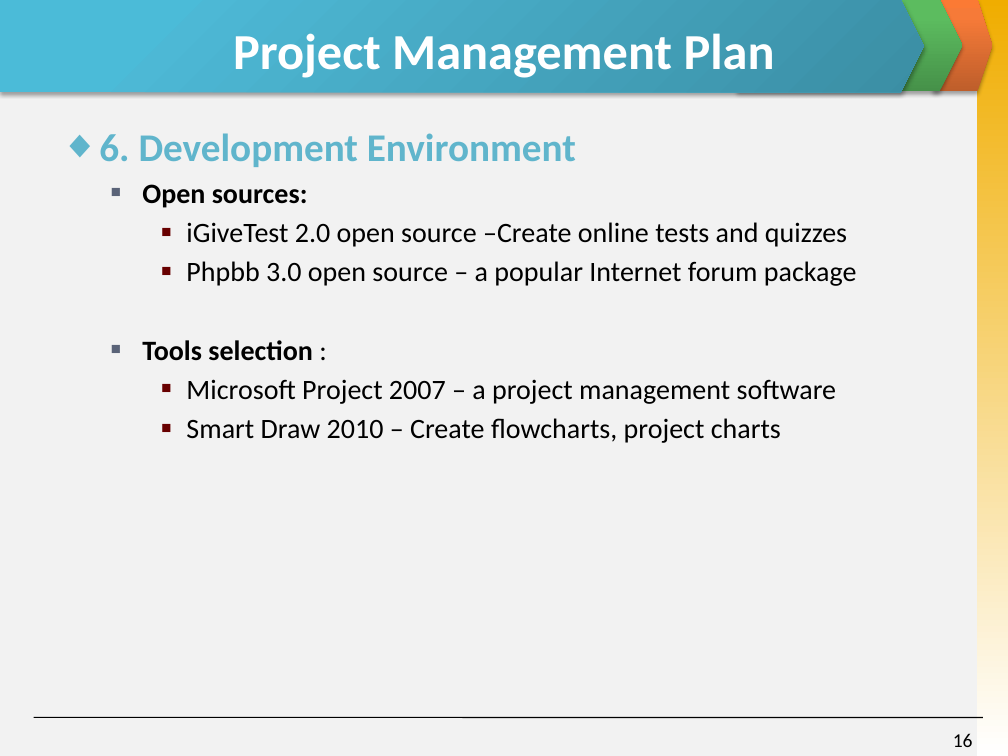
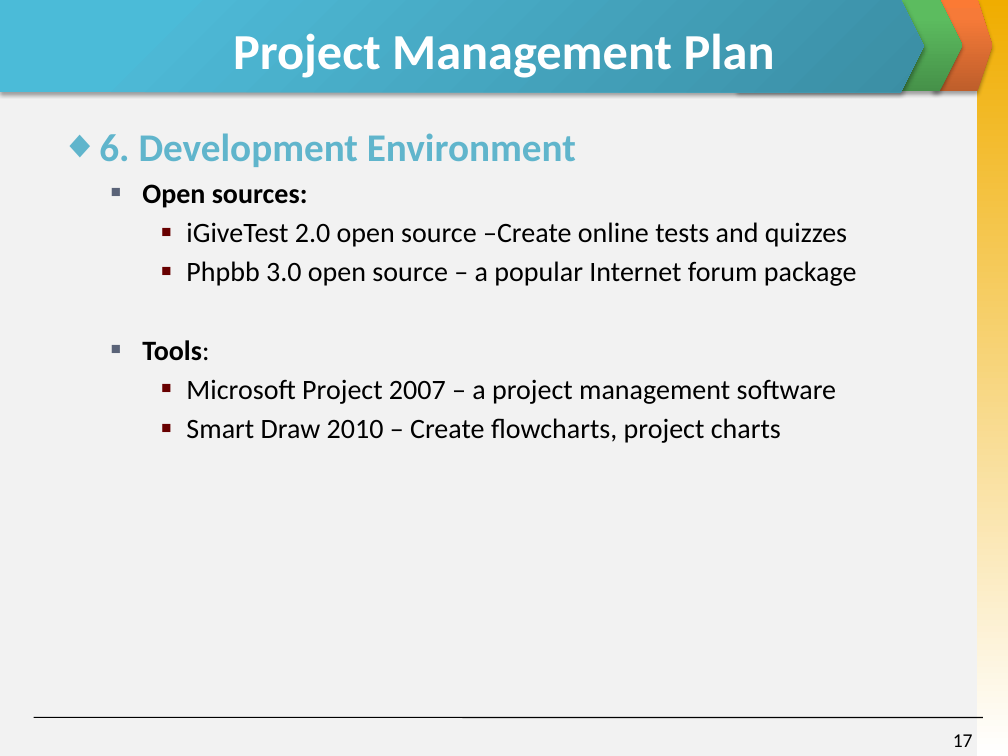
Before and after one commit to invisibleghost/e-learning-website, a slide deck: slide 17 of Document/Final report/Slide Present E-Learning.pptx (slide 16 before the commit). Drawn at 1008x756 pixels with LibreOffice and Linux fonts; fonts in the diff are those of the drawing. Boxes give left, top, right and bottom in pixels: in the first picture for what was removed or moved away, otherwise in the second. Text is boxed around its words. In the diff, an @@ line names an element or a change of style, - is before the commit and + after.

```diff
--- a/Document/Final report/Slide Present E-Learning.pptx
+++ b/Document/Final report/Slide Present E-Learning.pptx
@@ text at box(142, 340, 209, 361): text changed @@
-  ■ Tools selection :
+  ■ Tools:
@@ page number at box(953, 734, 973, 747): text changed @@
-16
+17
```
Also in this commit, not shown: 5 other slides changed.
